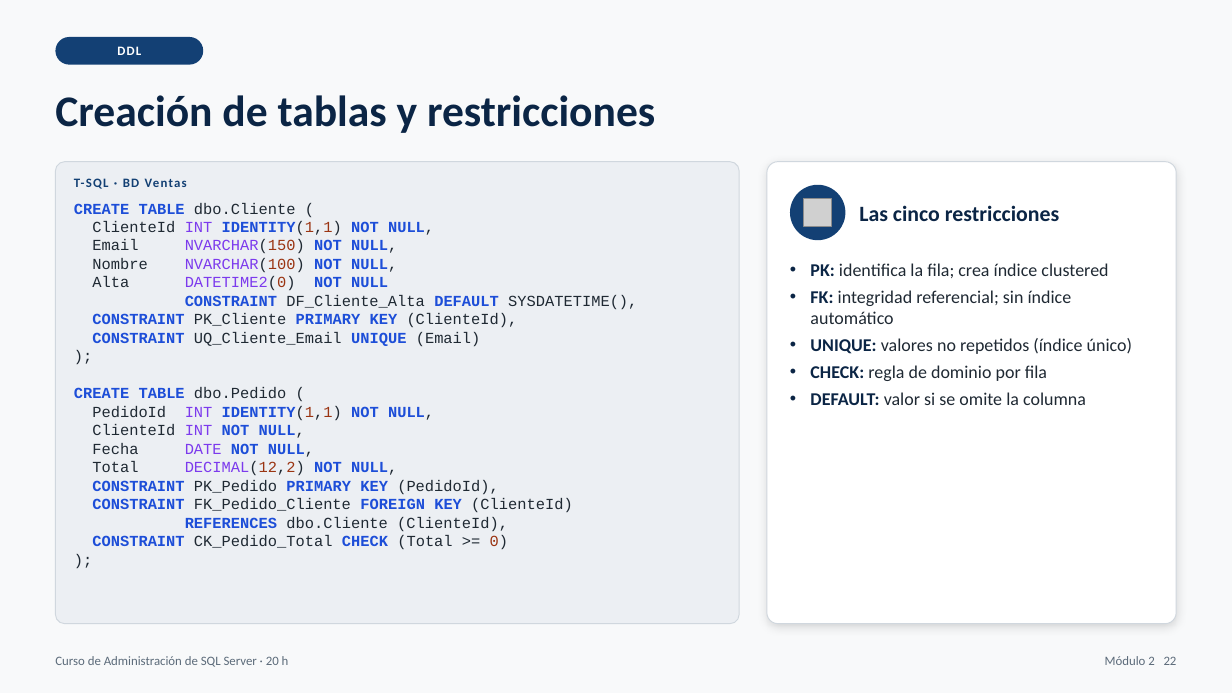
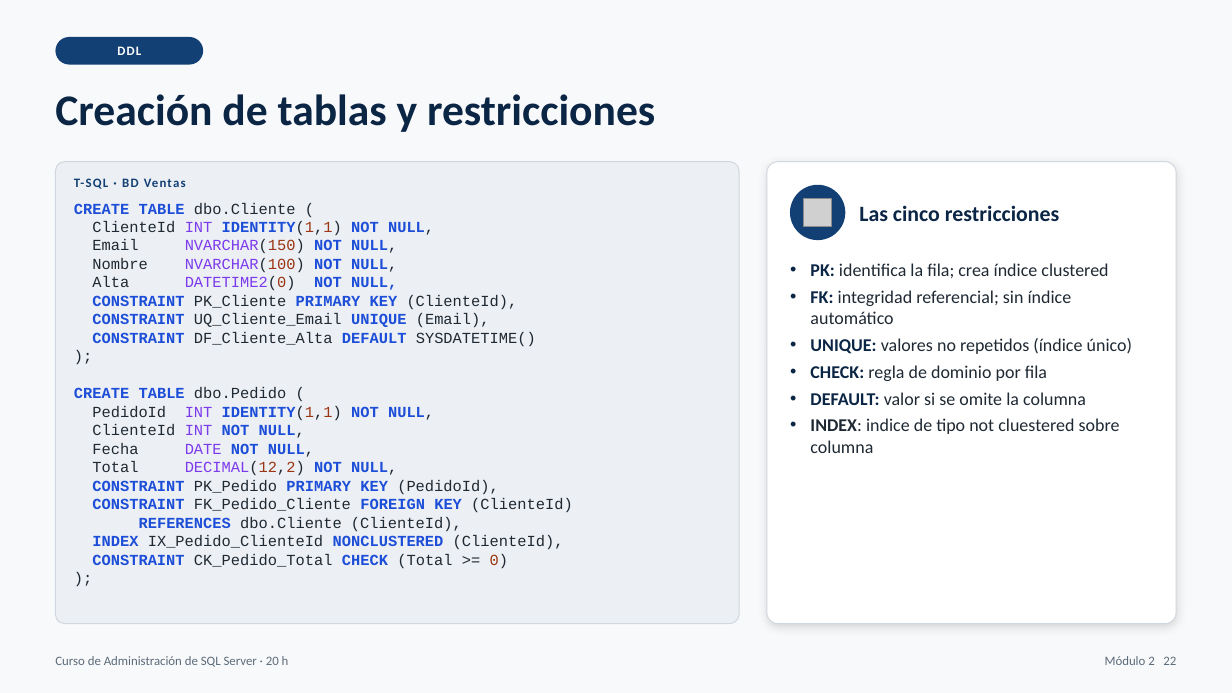
Before and after one commit to masalinas/training-sqlserver, a slide deck: slide 22 of curso_sql_server_dba_20h.pptx. Drawn at 1232x693 pixels with LibreOffice and Linux fonts; fonts in the diff are those of the drawing; grey boxes stand for pictures. Boxes give left, top, right and bottom in pixels: in the first picture for what was removed or moved away, otherwise in the second. Text is boxed around its words. In the diff, an @@ line names an element or a change of style, - is before the commit and + after.

```diff
--- a/curso_sql_server_dba_20h.pptx
+++ b/curso_sql_server_dba_20h.pptx
@@ rounded rectangle at (55,162,739,624): outline #D0D7DE 0.75 pt to #D0D7DE 0.74 pt @@
@@ text "T-SQL · BD Ventas" at (74,178,186,189): letter spacing 1 to 0.9 pt @@
@@ rounded rectangle at (767,162,1177,624): outline #D0D7DE 0.75 pt to #D0D7DE 0.74 pt @@
@@ text at (92,276,397,290): text changed; text colour #1F2933 to #7C3AED @@
-Alta DATETIME2(0) NOT NULL
-CONSTRAINT DF_Cliente_Alta DEFAULT SYSDATETIME(),
+Alta DATETIME2(0) NOT NULL,
@@ text at (92,313,536,346): text changed @@
-CONSTRAINT UQ_Cliente_Email UNIQUE (Email)
+CONSTRAINT UQ_Cliente_Email UNIQUE (Email),
+CONSTRAINT DF_Cliente_Alta DEFAULT SYSDATETIME()
@@ text at (810,418,1120,453): paragraph added @@
+• INDEX: indice de tipo not cluestered sobre columna
@@ text at (92,535,564,549): paragraph added @@
+INDEX IX_Pedido_ClienteId NONCLUSTERED (ClienteId),
```
Also in this commit, not shown: 79 other slides changed, 1 other file.
